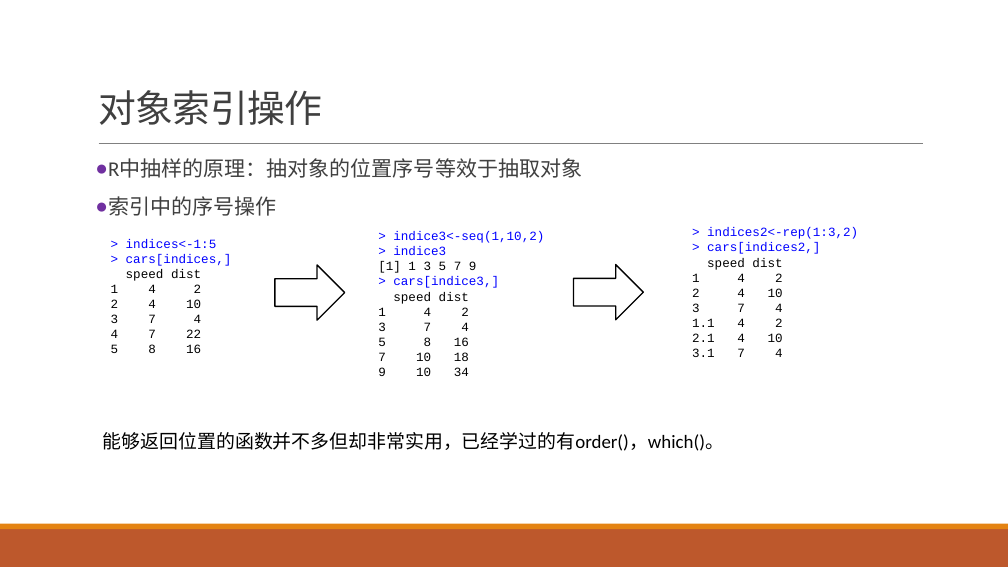
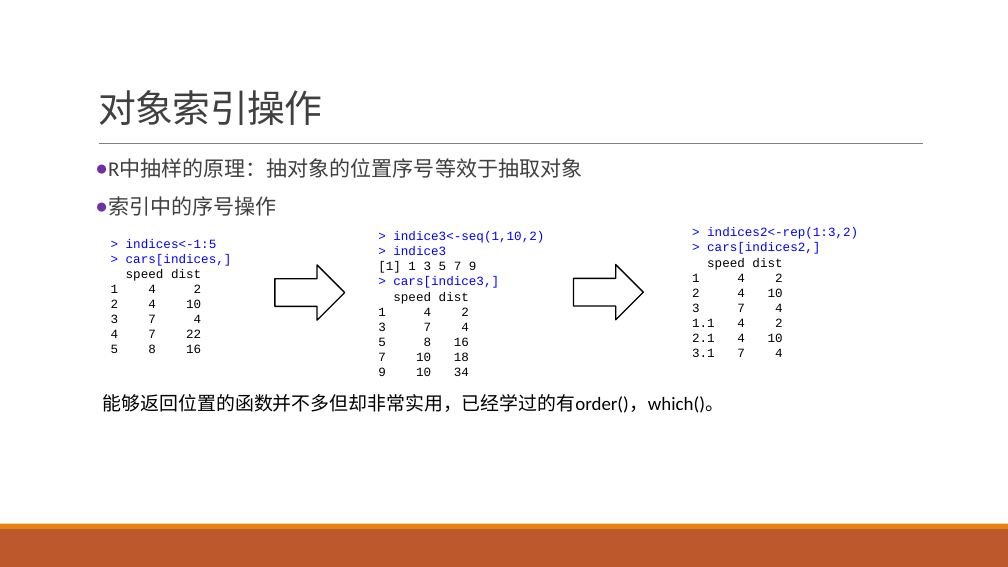
Before and after one commit to exoplanetX/DataAnalytics, a slide deck: slide 9 of 实验3-探索性分析.pptx (slide 7 before the commit). Drawn at 1008x567 pixels with LibreOffice and Linux fonts; fonts in the diff are those of the drawing. Boxes give left, top, right and bottom in pixels: in the first picture for what was removed or moved away, otherwise in the second. Text is boxed around its words. In the diff, an @@ line names an element or a change of style, - is before the commit and + after.

```diff
--- a/实验3-探索性分析.pptx
+++ b/实验3-探索性分析.pptx
@@ text "能够返回位置的函数并不多但却非常实用，已经学过的有order()，which()。": place and size @@
-text "能够返回位置的函数并不多但却非常实用，已经学过的有order()，which()。" at box(103, 432, 724, 451)
+text "能够返回位置的函数并不多但却非常实用，已经学过的有order()，which()。" at box(103, 394, 724, 413)
```
Also in this commit, not shown: 7 other slides changed, 5 slides added, 1 slide removed, 1 other file.
